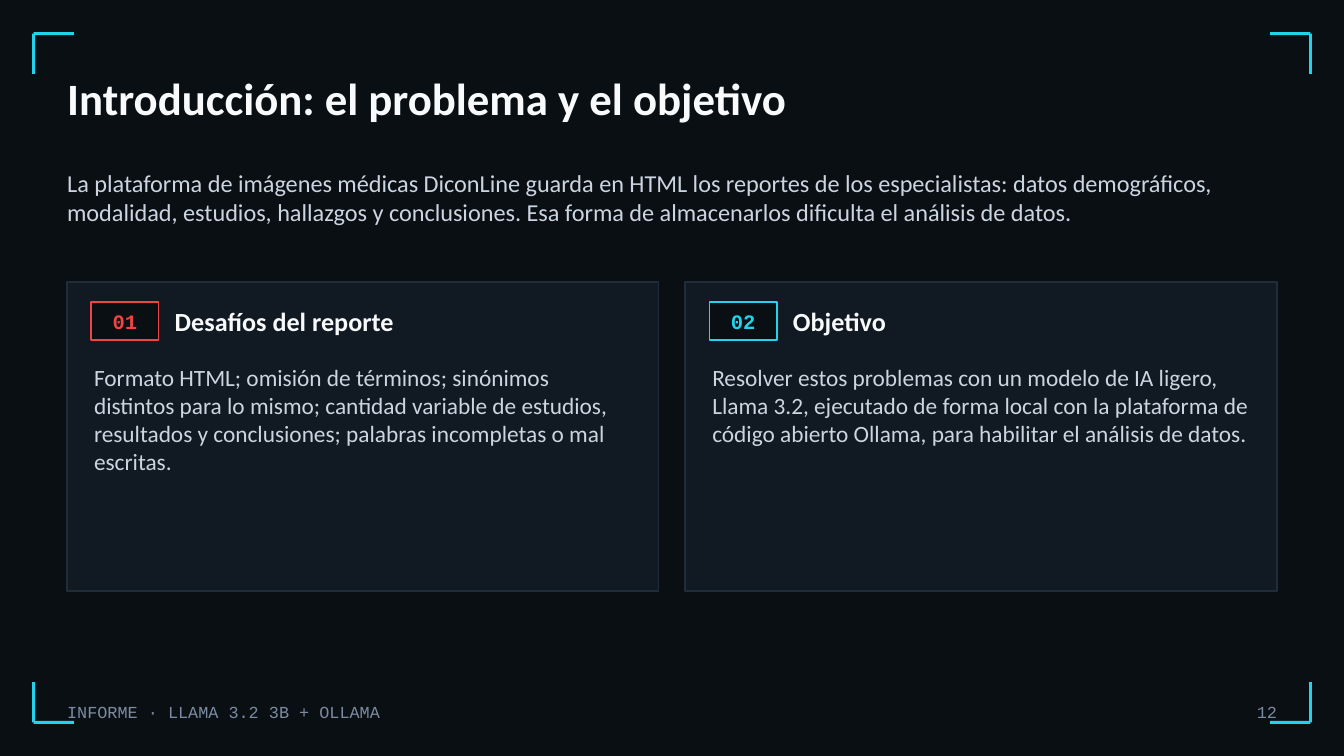
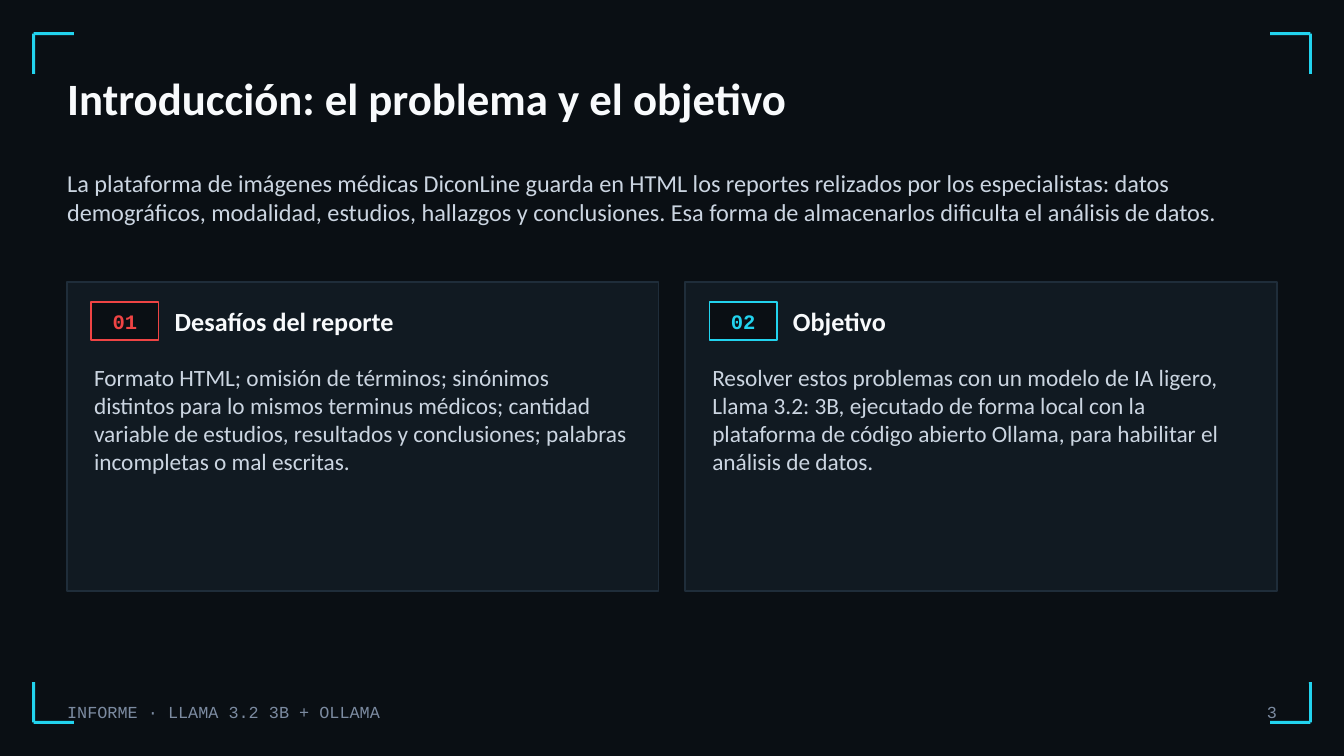
Before and after one commit to osleysorio/itacedemy_repo1_osley, a slide deck: slide 3 of sprint 13/Informe_Llama32_Ollama.pptx (slide 12 before the commit). Drawn at 1344x756 pixels with LibreOffice and Linux fonts; fonts in the diff are those of the drawing. Boxes give left, top, right and bottom in pixels: in the first picture for what was removed or moved away, otherwise in the second. Text is boxed around its words. In the diff, an @@ line names an element or a change of style, - is before the commit and + after.

```diff
--- a/sprint 13/Informe_Llama32_Ollama.pptx
+++ b/sprint 13/Informe_Llama32_Ollama.pptx
@@ text at (67, 175, 1215, 225): text changed @@
-La plataforma de imágenes médicas DiconLine guarda en HTML los reportes de los especialistas: datos demográficos, modalidad, estudios, hallazgos y conclusiones. Esa forma de almacenarlos dificulta el análisis de datos.
+La plataforma de imágenes médicas DiconLine guarda en HTML los reportes relizados por los especialistas: datos demográficos, modalidad, estudios, hallazgos y conclusiones. Esa forma de almacenarlos dificulta el análisis de datos.
@@ text at (94, 370, 626, 474): text changed @@
-Formato HTML; omisión de términos; sinónimos distintos para lo mismo; cantidad variable de estudios, resultados y conclusiones; palabras incompletas o mal escritas.
+Formato HTML; omisión de términos; sinónimos distintos para lo mismos terminus médicos; cantidad variable de estudios, resultados y conclusiones; palabras incompletas o mal escritas.
@@ text at (712, 370, 1218, 470): text changed @@
-Resolver estos problemas con un modelo de IA ligero, Llama 3.2, ejecutado de forma local con la plataforma de código abierto Ollama, para habilitar el análisis de datos.
+Resolver estos problemas con un modelo de IA ligero, Llama 3.2: 3B, ejecutado de forma local con la plataforma de código abierto Ollama, para habilitar el análisis de datos.
@@ page number at (1267, 707, 1277, 723): text changed @@
-12
+3
```
Also in this commit, not shown: 18 other slides changed, 25 slides added, 14 slides removed, 1 other file.
